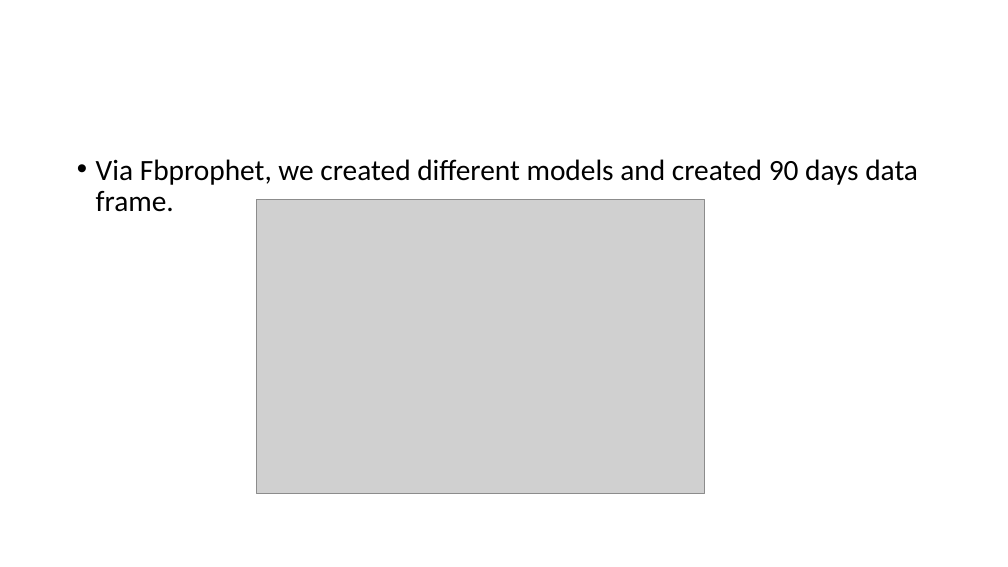
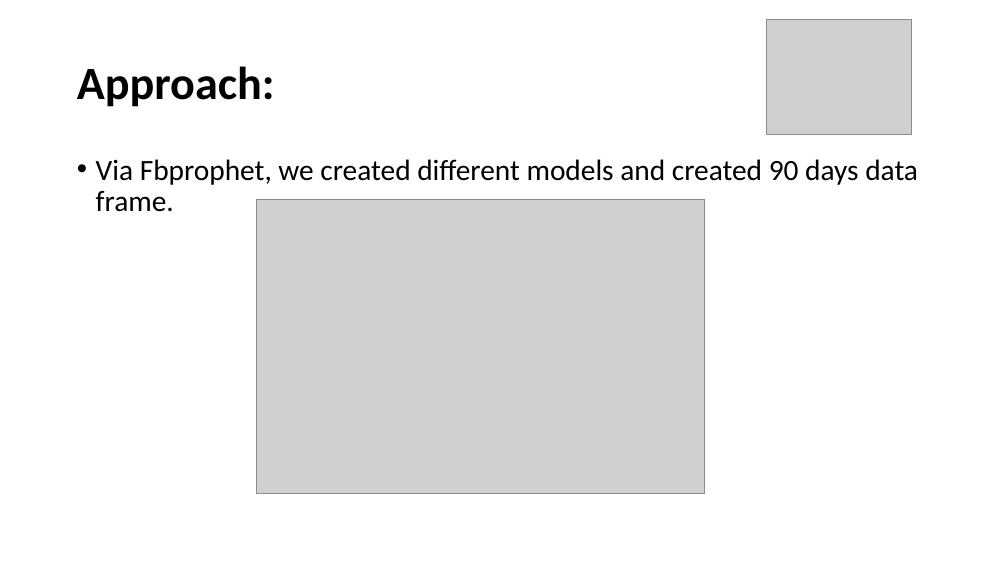
Before and after one commit to ahmadfarouk/FinalProject, a slide deck: slide 4 of Presentation.pptx. Drawn at 1008x567 pixels with LibreOffice and Linux fonts; fonts in the diff are those of the drawing; grey boxes stand for pictures. Boxes give left, top, right and bottom in pixels: in the first picture for what was removed or moved away, otherwise in the second. Text is boxed around its words. In the diff, an @@ line names an element or a change of style, - is before the commit and + after.

```diff
--- a/Presentation.pptx
+++ b/Presentation.pptx
@@ picture added at <box>766,19,911,134</box> @@
@@ title added at <box>77,66,275,107</box>, 44 pt, text #000000, bold @@
+Approach:
```
Also in this commit, not shown: 6 other slides changed, 2 slides added, 1 slide removed.
